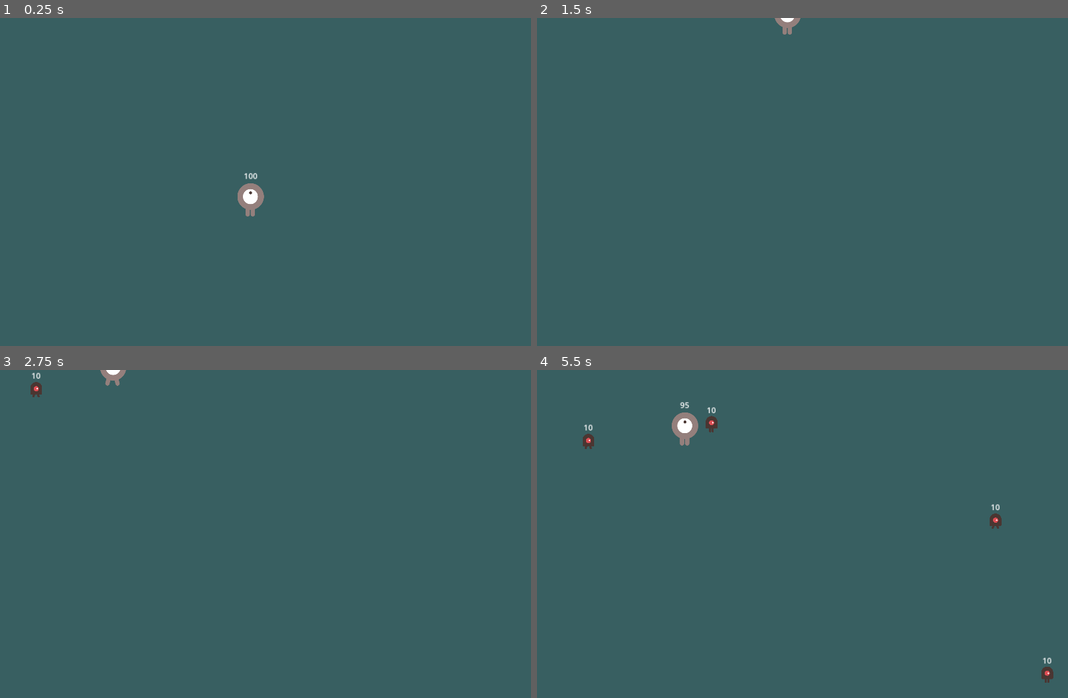
Above: before the commit, frames 1-4 (two rows, left to right).
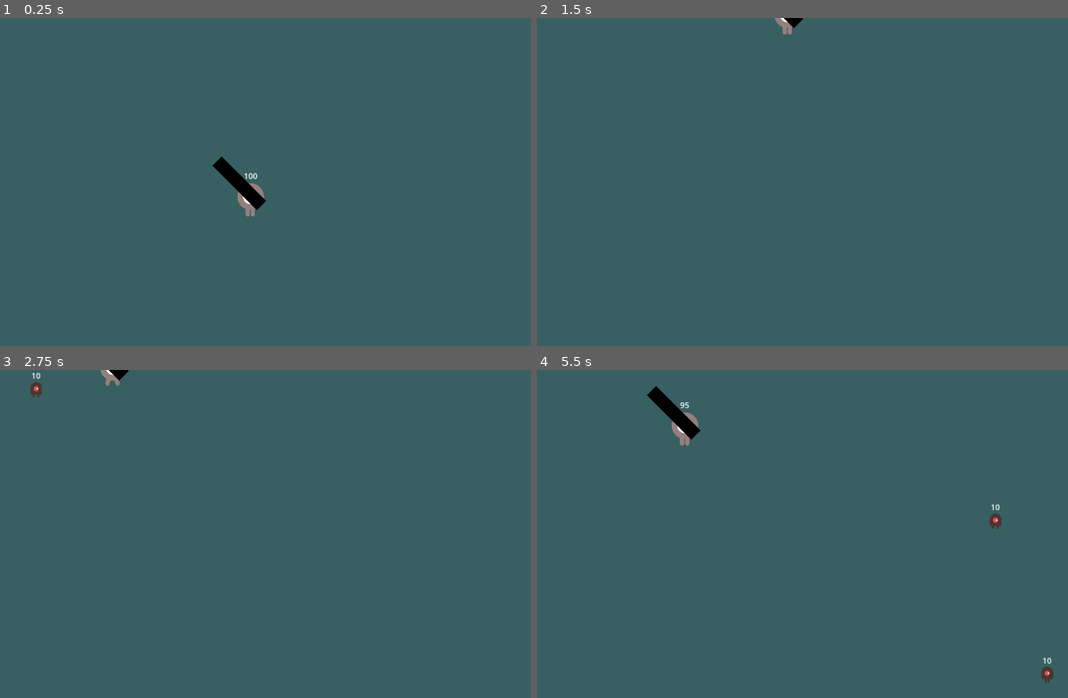
Above: after the commit, the same moments.

Repository: LimZiJia/SurviveTheSemester
Game: Godot game, scene res://main.tscn
Two runs of this game, one before a commit and one after it. Both use one fixed random seed, a clock stepped at 60 frames per second and the inputs below.
Inputs:
- Up to frame 1 (0.25 s): no input
- Up to frame 2 (1.5 s): tap Enter at 0.5 s; hold W (move_up) from 0.53 s (still down); tap Space (attack, bound only after the commit) at 0.6, 1.35 s
- Up to frame 3 (2.75 s): tap Space (attack, bound only after the commit) at 2, 2.1 s; release W (move_up) at 2.03 s; hold A (move_left) from 2.03 s (still down)
- Up to frame 4 (5.5 s): tap Space (attack, bound only after the commit) every 0.75 s from 2.85 to 5.1 s; release A (move_left) at 3.53 s; hold S (move_down) 3.53-4.28 s; hold D (move_right) 4.28-5.03 s; hold W (move_up) from 5.03 s (still down)

The runs differ from the first frame. In frame 1, 0.5% of the frame differs, in the area x 40-51%, y 42-59%; in frame 2, less than 0.1%; in frame 3, less than 0.1%; in frame 4, 0.7%, in the area x 8-34%, y 4-25%.

Commit message:
Added melee attack
1) Added attack key
2) Added animated melee attack with cooldown timer

Diff:
--- a/components/hitbox_area.tscn
+++ b/components/hitbox_area.tscn
@@ -3,6 +3,8 @@
 [ext_resource type="Script" path="res://components/hitbox_area.gd" id="1_507i5"]
 
 [node name="HitboxArea" type="Area2D"]
+collision_layer = 2
+collision_mask = 0
 script = ExtResource("1_507i5")
 
 [connection signal="area_entered" from="." to="." method="_on_area_entered"]
--- a/components/hurtbox_area.gd
+++ b/components/hurtbox_area.gd
@@ -8,3 +8,7 @@
 # ensure type safety entity: hitbox
 func handle_hurt(damage: float) -> void:
 	health_label.take_damage(damage)
+
+
+func _on_area_entered(area: HitboxArea) -> void:
+	handle_hurt(area.damage)
--- a/components/hurtbox_area.tscn
+++ b/components/hurtbox_area.tscn
@@ -3,4 +3,8 @@
 [ext_resource type="Script" path="res://components/hurtbox_area.gd" id="1_hqotl"]
 
 [node name="HurtboxArea" type="Area2D"]
+collision_layer = 0
+collision_mask = 2
 script = ExtResource("1_hqotl")
+
+[connection signal="area_entered" from="." to="." method="_on_area_entered"]
--- a/mob.gd
+++ b/mob.gd
@@ -26,3 +26,7 @@
 
 func _on_detection_area_area_exited(_area: Player):
 	target = null
+
+
+func _on_health_label_dead():
+	queue_free()
--- a/mob.tscn
+++ b/mob.tscn
@@ -1,9 +1,10 @@
-[gd_scene load_steps=10 format=3 uid="uid://24c77tnfu1qt"]
+[gd_scene load_steps=12 format=3 uid="uid://24c77tnfu1qt"]
 
 [ext_resource type="Script" path="res://mob.gd" id="1_anuhh"]
 [ext_resource type="Texture2D" uid="uid://dtgybaxplg2bj" path="res://art/enemy-walking-1.png" id="2_n7vsd"]
 [ext_resource type="Texture2D" uid="uid://skio4cfuys26" path="res://art/enemy-walking-2.png" id="3_kn75w"]
 [ext_resource type="PackedScene" uid="uid://dsofeml2530h0" path="res://components/health_label.tscn" id="4_0837x"]
+[ext_resource type="PackedScene" uid="uid://dye4pnmmt2g1g" path="res://components/hurtbox_area.tscn" id="5_eix41"]
 [ext_resource type="PackedScene" uid="uid://bw3wmcukkngxf" path="res://components/hitbox_area.tscn" id="5_jedqt"]
 
 [sub_resource type="SpriteFrames" id="SpriteFrames_8aoai"]
@@ -22,9 +23,13 @@
 
 [sub_resource type="CircleShape2D" id="CircleShape2D_8lro3"]
 
+[sub_resource type="CapsuleShape2D" id="CapsuleShape2D_jusqm"]
+radius = 12.0
+height = 34.0
+
 [sub_resource type="CapsuleShape2D" id="CapsuleShape2D_7fxbd"]
 radius = 12.0
-height = 32.0
+height = 34.0
 
 [sub_resource type="CircleShape2D" id="CircleShape2D_bq5xo"]
 radius = 1303.53
@@ -40,6 +45,7 @@
 sprite_frames = SubResource("SpriteFrames_8aoai")
 
 [node name="CollisionShape2D" type="CollisionShape2D" parent="."]
+visible = false
 shape = SubResource("CircleShape2D_8lro3")
 
 [node name="HealthLabel" parent="." instance=ExtResource("4_0837x")]
@@ -49,7 +55,16 @@
 offset_bottom = -17.0
 max_health = 10.0
 
+[node name="HurtboxArea" parent="." node_paths=PackedStringArray("health_label") instance=ExtResource("5_eix41")]
+collision_layer = 1
+health_label = NodePath("../HealthLabel")
+
+[node name="CollisionShape2D" type="CollisionShape2D" parent="HurtboxArea"]
+shape = SubResource("CapsuleShape2D_jusqm")
+
 [node name="HitboxArea" parent="." instance=ExtResource("5_jedqt")]
+collision_layer = 1
+collision_mask = 2
 damage = 5.0
 
 [node name="CollisionShape2D" type="CollisionShape2D" parent="HitboxArea"]
@@ -61,5 +76,6 @@
 [node name="CollisionShape2D" type="CollisionShape2D" parent="DetectionArea"]
 shape = SubResource("CircleShape2D_bq5xo")
 
+[connection signal="dead" from="HealthLabel" to="." method="_on_health_label_dead"]
 [connection signal="area_entered" from="DetectionArea" to="." method="_on_detection_area_area_entered"]
 [connection signal="area_exited" from="DetectionArea" to="." method="_on_detection_area_area_exited"]
--- a/player.gd
+++ b/player.gd
@@ -36,6 +36,10 @@
 		$AnimatedSprite2D.animation = "up"
 		$AnimatedSprite2D.flip_v = direction.y > 0
 
+	# Attack
+	if Input.is_action_just_pressed("attack"):
+		$Melee.attack()
+
 
 func start(new_position: Vector2) -> void:
 	position = new_position
--- a/player.tscn
+++ b/player.tscn
@@ -6,6 +6,7 @@
 [ext_resource type="Texture2D" uid="uid://b3ssi1g5bno71" path="res://art/player-up-2.png" id="4_bbs05"]
 [ext_resource type="Script" path="res://components/health_label.gd" id="5_4n1ai"]
 [ext_resource type="Script" path="res://components/hurtbox_area.gd" id="6_55pa7"]
+[ext_resource type="PackedScene" uid="uid://b0g7u5o2k62f4" path="res://weapons/melee.tscn" id="7_bnptl"]
 
 [sub_resource type="SpriteFrames" id="SpriteFrames_lgod0"]
 animations = [{
@@ -39,6 +40,7 @@
 height = 68.0
 
 [node name="Player" type="Area2D"]
+collision_mask = 0
 script = ExtResource("1_7xkn6")
 
 [node name="AnimatedSprite2D" type="AnimatedSprite2D" parent="."]
@@ -60,10 +62,15 @@
 max_health = 100.0
 
 [node name="HurtboxArea" type="Area2D" parent="." node_paths=PackedStringArray("health_label")]
+collision_layer = 2
 script = ExtResource("6_55pa7")
 health_label = NodePath("../HealthLabel")
 
 [node name="CollisionShape2D" type="CollisionShape2D" parent="HurtboxArea"]
 shape = SubResource("CapsuleShape2D_dwjla")
 
+[node name="Melee" parent="." instance=ExtResource("7_bnptl")]
+position = Vector2(-1, -11)
+rotation = -0.785398
+
 [connection signal="dead" from="HealthLabel" to="." method="_on_health_label_dead"]
--- a/project.godot
+++ b/project.godot
@@ -47,6 +47,11 @@
 "events": [Object(InputEventKey,"resource_local_to_scene":false,"resource_name":"","device":-1,"window_id":0,"alt_pressed":false,"shift_pressed":false,"ctrl_pressed":false,"meta_pressed":false,"pressed":false,"keycode":0,"physical_keycode":83,"key_label":0,"unicode":115,"echo":false,"script":null)
 ]
 }
+attack={
+"deadzone": 0.5,
+"events": [Object(InputEventKey,"resource_local_to_scene":false,"resource_name":"","device":-1,"window_id":0,"alt_pressed":false,"shift_pressed":false,"ctrl_pressed":false,"meta_pressed":false,"pressed":false,"keycode":0,"physical_keycode":32,"key_label":0,"unicode":32,"echo":false,"script":null)
+]
+}
 
 [rendering]
 
--- /dev/null
+++ b/weapons/melee.gd
@@ -0,0 +1,15 @@
+class_name Melee
+extends Node2D
+
+@export var cooldown := 0.0
+var can_attack := true
+
+
+func attack() -> void:
+	if can_attack:
+		can_attack = false
+		$CooldownTimer.start(cooldown)
+		$AnimationPlayer.play("swing")
+
+func _on_cooldown_timer_timeout() -> void:
+	can_attack = true
--- /dev/null
+++ b/weapons/melee.tscn
@@ -0,0 +1,68 @@
+[gd_scene load_steps=7 format=3 uid="uid://b0g7u5o2k62f4"]
+
+[ext_resource type="Script" path="res://weapons/melee.gd" id="1_qj504"]
+[ext_resource type="Texture2D" uid="uid://cemfsi5xqh8jf" path="res://art/melee.png" id="2_xy5nt"]
+[ext_resource type="Script" path="res://components/hitbox_area.gd" id="3_5t8ik"]
+
+[sub_resource type="RectangleShape2D" id="RectangleShape2D_5uff8"]
+size = Vector2(825.758, 1454.55)
+
+[sub_resource type="Animation" id="Animation_bnx1v"]
+resource_name = "swing"
+length = 0.3
+tracks/0/type = "value"
+tracks/0/imported = false
+tracks/0/enabled = true
+tracks/0/path = NodePath("Sprite2D:rotation")
+tracks/0/interp = 1
+tracks/0/loop_wrap = true
+tracks/0/keys = {
+"times": PackedFloat32Array(0, 0.15, 0.3),
+"transitions": PackedFloat32Array(1, 1, 1),
+"update": 0,
+"values": [0.0, 2.35619, 0.0]
+}
+tracks/1/type = "value"
+tracks/1/imported = false
+tracks/1/enabled = true
+tracks/1/path = NodePath("Sprite2D/HitboxArea/CollisionShape2D:disabled")
+tracks/1/interp = 1
+tracks/1/loop_wrap = true
+tracks/1/keys = {
+"times": PackedFloat32Array(0, 0.3),
+"transitions": PackedFloat32Array(1, 1),
+"update": 1,
+"values": [false, true]
+}
+
+[sub_resource type="AnimationLibrary" id="AnimationLibrary_j2nhj"]
+_data = {
+"swing": SubResource("Animation_bnx1v")
+}
+
+[node name="Melee" type="Node2D"]
+script = ExtResource("1_qj504")
+
+[node name="Sprite2D" type="Sprite2D" parent="."]
+scale = Vector2(0.033, 0.088)
+texture = ExtResource("2_xy5nt")
+centered = false
+offset = Vector2(-940, -1300)
+
+[node name="HitboxArea" type="Area2D" parent="Sprite2D"]
+collision_layer = 2
+script = ExtResource("3_5t8ik")
+damage = 10.0
+
+[node name="CollisionShape2D" type="CollisionShape2D" parent="Sprite2D/HitboxArea"]
+position = Vector2(14.988, -352.273)
+shape = SubResource("RectangleShape2D_5uff8")
+
+[node name="AnimationPlayer" type="AnimationPlayer" parent="."]
+libraries = {
+"": SubResource("AnimationLibrary_j2nhj")
+}
+
+[node name="CooldownTimer" type="Timer" parent="."]
+
+[connection signal="timeout" from="CooldownTimer" to="." method="_on_cooldown_timer_timeout"]
Binary file added: art/melee.png
Not shown, added: art/melee.png.import
Not shown: 1 places in player.tscn that only renumber resources
